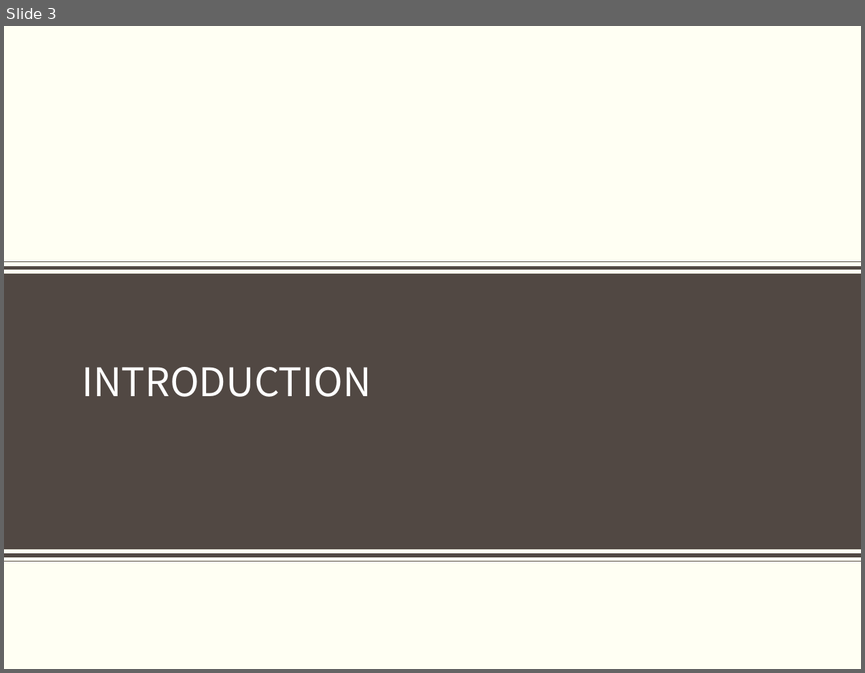
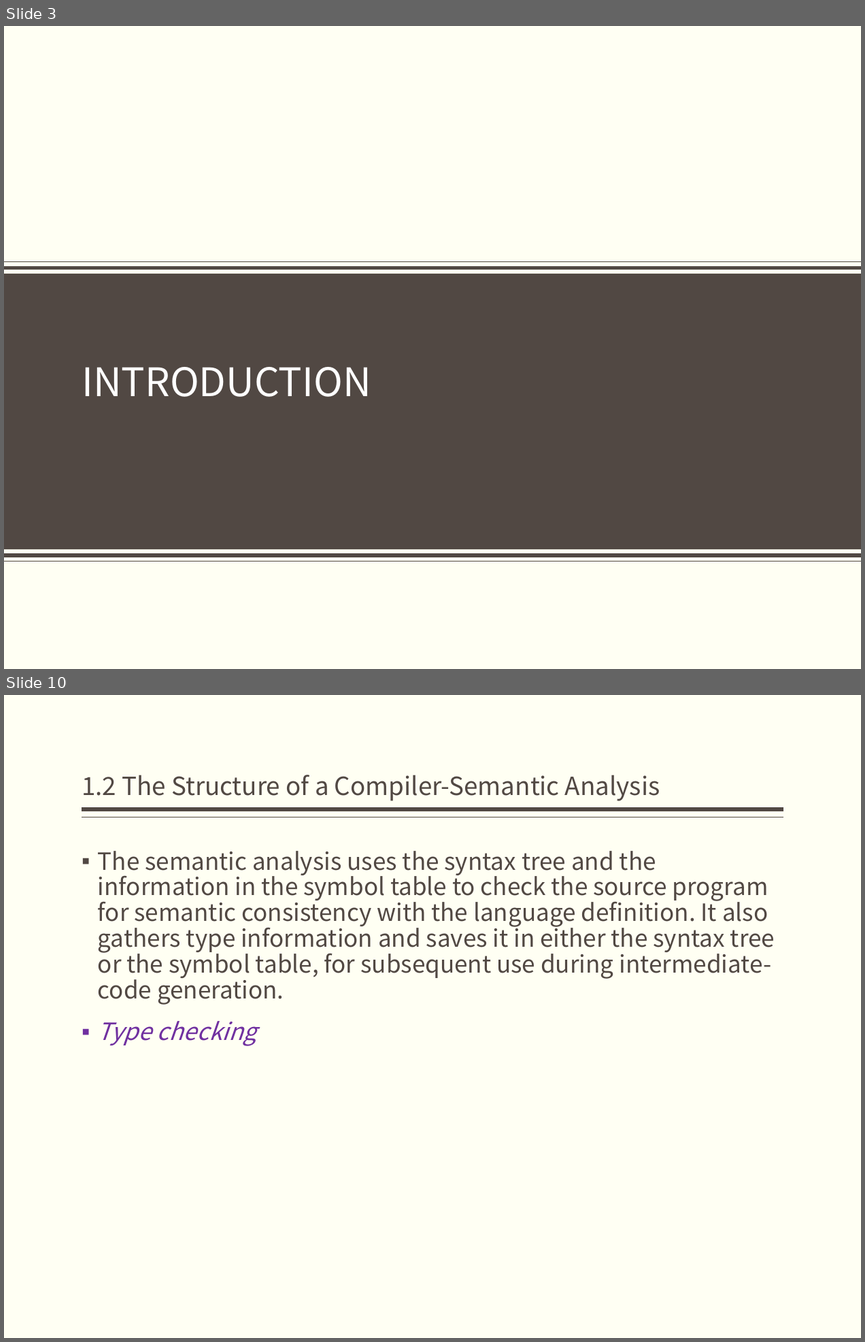
Before and after one commit to bonkboykz/jz81.github.io, a slide deck: course/compiler/LectureNotes/(Spring2017)Lecture1.pptx. Shown one above the other, each under a label of ours: slide 3 before the commit, slides 3 and 10 after it; the slides between them are not shown. The pictures are 865x673 and 865x1342 pixels, drawn with LibreOffice and Linux fonts; fonts in the diff are those of the drawing; background and template pictures are left out. Boxes give left, top, right and bottom in pixels: in the first picture for what was removed or moved away, otherwise in the second. Text is boxed around its words. In the diff, an @@ line names an element or a change of style, - is before the commit and + after.

```diff
--- a/course/compiler/LectureNotes/(Spring2017)Lecture1.pptx
+++ b/course/compiler/LectureNotes/(Spring2017)Lecture1.pptx
@@ slide 10 added at (x1=4, y1=695, x2=861, y2=1338), background #FFFFF3 @@
@@ title added at (x1=82, y1=775, x2=660, y2=801), 21 pt, text #514843 @@
+1.2 The Structure of a Compiler-Semantic Analysis
@@ line added from (784, 809) to (82, 809), #514843 3 pt @@
@@ line added from (784, 817) to (82, 817), #514843 1 pt @@
@@ text added at (x1=98, y1=851, x2=774, y2=1046), 20 pt, text #514843 @@
+▪ The semantic analysis uses the syntax tree and the information in the symbol table to check the source program for semantic consistency with the language definition. It also gathers type information and saves it in either the syntax tree or the symbol table, for subsequent use during intermediate-code generation.
+▪ Type checking
```
Also in this commit, not shown: 2 slides changed, 18 other slides added.
